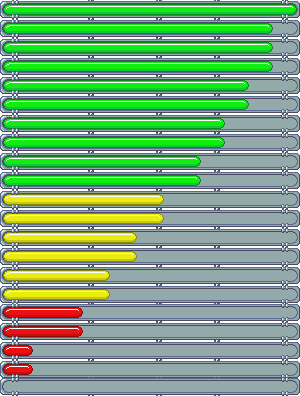
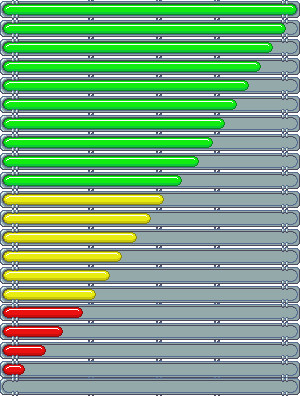
Two versions of the same layered image (300x396). Layer-by-layer changes:
painted on "5xl" over [20, 364, 33, 375]
painted on "10xl" over [28, 345, 46, 356]
painted on "15xl" over [58, 326, 83, 337]
painted on "25xl" over [91, 289, 110, 300]
painted on "40xl" over [117, 251, 137, 262]
painted on "45xl" over [146, 213, 164, 224]
painted on "55xl" over [177, 175, 201, 186]
painted on "60xl" over [194, 156, 201, 167]
painted on "65xl" over [208, 137, 225, 148]
painted on "80xl" over [232, 99, 249, 110]
painted on "85xl" over [256, 61, 273, 72]
painted on "90xl" over [268, 23, 286, 34]
